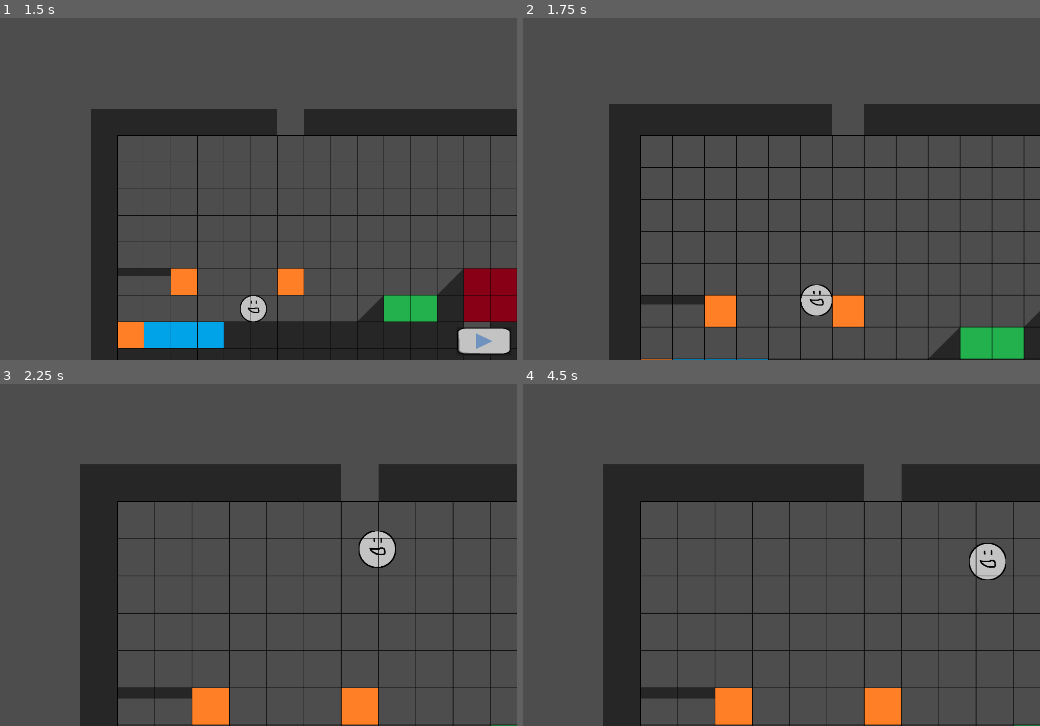
Above: before the commit, frames 1-4 (two rows, left to right).
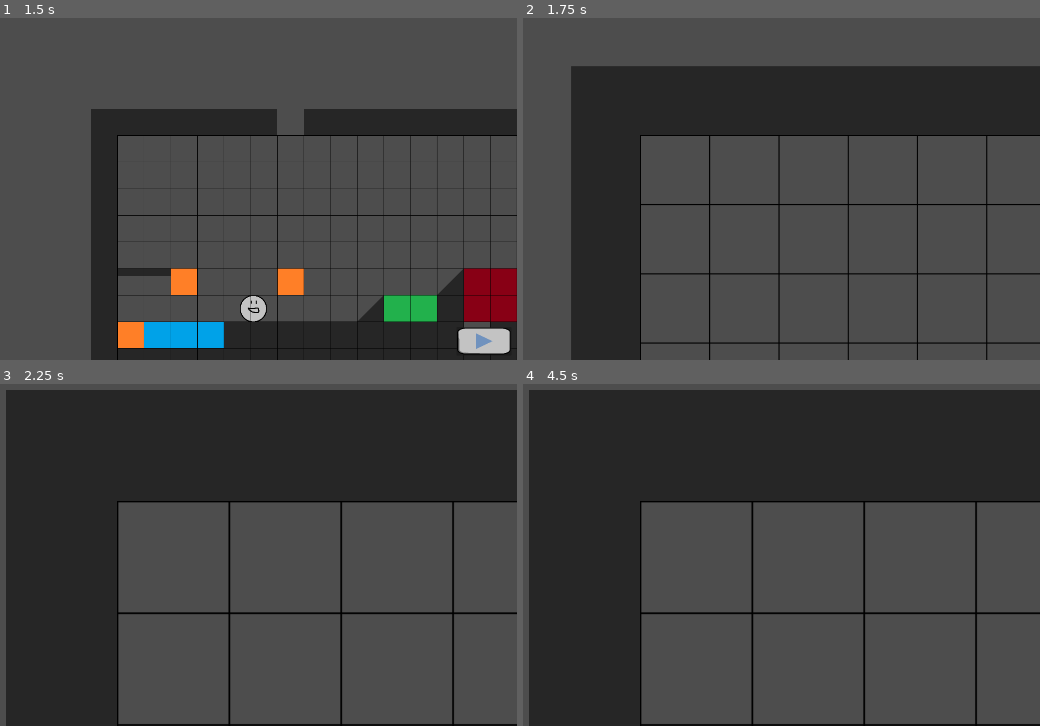
Above: after the commit, the same moments.

Repository: superwhack/levelsmith-platformer
Game: Godot game, scene res://Scenes/node_2d.tscn
The game is run twice, just before and just after one commit, with the same random seed, the same clock (stepped at 60 frames per second) and the same inputs.
Inputs (mouse positions are in pixels of both pictures, inside the frame that each line leads up to):
- Up to frame 1 (1.5 s): click (485, 342) at 0.5 s; tap Enter at 1.25 s; move the mouse to (294, 113) at 1.27 s; hold Right (right) from 1.28 s (still down); click (294, 113) at 1.35 s
- Up to frame 2 (1.75 s): keep holding Right (right); tap Space (jump) at 1.52 s; tap Mouse wheel up (zoom_in, bound only after the commit) at 1.55 s
- Up to frame 3 (2.25 s): keep holding Right (right); move the mouse to (outside the picture) at 2.02 s; tap Mouse wheel up (zoom_in, bound only after the commit) at 2.1 s; click (outside the picture) at 2.17 s
- Up to frame 4 (4.5 s): tap Space (jump) at 2.27, 3.77 s; tap Mouse wheel down (zoom_out, bound only after the commit) at 2.3, 2.85 s; move the mouse to (719, 401) at 2.77 s; release Right (right) at 2.78 s; hold Left (left) 2.78-3.53 s; click (719, 401) at 3.05 s; move the mouse to (600, 592) at 3.52 s; hold Right (right) from 3.53 s (still down); click (600, 592) at 3.6 s; tap Mouse wheel up (zoom_in, bound only after the commit) at 3.8, 4.35 s; move the mouse to (879, 568) at 4.27 s; click (879, 568) at 4.42 s

Frame 1 is identical in both runs. In frame 2, 24% of the frame differs, in the area x 9-100%, y 14-100%; in frame 3, 38%; in frame 4, 38%, in the area x 1-100%, y 1-100%.

Commit message:
mouse wheel input not triggering zoom

Diff:
--- a/levelsmith-platformer/Scripts/CameraManager.gd
+++ b/levelsmith-platformer/Scripts/CameraManager.gd
@@ -14,10 +14,6 @@
 @export var zoomSpeed: float = 0.1;
 @export var maxZoomOut: float = 0.5;
 @export var maxZoomIn: float = 3.0;
-
-# Camera smoothing
-@export var lerpSpeed: float = 8.0;
-
 # Grid bounds
 @export var gridMinPos: Vector2 = Vector2(-1000, -1000);
 @export var gridMaxPos: Vector2 = Vector2(1000, 1000);
@@ -39,35 +35,32 @@
 	# Start zoomed out
 	zoom = Vector2.ONE * maxZoomOut;
 
+func _input(event):
+	if event is InputEventMouseButton:
+		print("Mouse button:", event.button_index, "pressed:", event.pressed)
+
 ## Processes camera logic every frame
 func _process(delta: float) -> void:
 
 	match gameState:
 
 		State.EDIT:
-			process_build_camera(delta);
+			process_build_camera(delta)
+
+			#var zoom_dir: float = 0.0
+
+			var zoom_dir: float = Input.get_axis("zoom_out", "zoom_in")
+
+			if zoom_dir != 0.0:
+				process_zoom(zoom_dir * zoomSpeed)
+
+			if zoom_dir != 0.0:
+				process_zoom(zoom_dir * zoomSpeed)
 
 		State.PLAY:
-			process_player_camera(delta);
+			process_player_camera(delta)
 
-	clamp_camera_to_grid();
-
-
-## Handles zoom input
-func _unhandled_input(event: InputEvent) -> void:
-
-	if gameState != State.EDIT:
-		return;
-
-	if event is InputEventMouseButton:
-
-		if event.pressed:
-
-			if event.button_index == MOUSE_BUTTON_WHEEL_DOWN:
-				process_zoom(-zoomSpeed);
-
-			elif event.button_index == MOUSE_BUTTON_WHEEL_UP:
-				process_zoom(zoomSpeed);
+	clamp_camera_to_grid()
 
 
 ## Changes the current camera state
@@ -132,10 +125,7 @@
 	if playerReference == null:
 		return;
 
-	position = position.lerp(
-		playerReference.global_position,
-		lerpSpeed * delta
-	);
+	position = playerReference.global_position;
 
 
 ## Adjusts camera zoom
--- a/levelsmith-platformer/project.godot
+++ b/levelsmith-platformer/project.godot
@@ -57,6 +57,18 @@
 "events": [Object(InputEventMouseButton,"resource_local_to_scene":false,"resource_name":"","device":-1,"window_id":0,"a …(253 unchanged characters)…
 ]
 }
+zoom_in={
+"deadzone": 0.2,
+"events": [Object(InputEventMouseButton,"resource_local_to_scene":false,"resource_name":"","device":-1,"window_id":0,"alt_pressed":false,"shift_pressed":false,"ctrl_pressed":false,"meta_pressed":false,"button_mask":0,"position":Vector2(0, 0),"global_position":Vector2(0, 0),"factor":1.0,"button_index":4,"canceled":false,"pressed":false,"double_click":false,"script":null)
+, Object(InputEventKey,"resource_local_to_scene":false,"resource_name":"","device":0,"window_id":0,"alt_pressed":false,"shift_pressed":false,"ctrl_pressed":false,"meta_pressed":false,"pressed":false,"keycode":0,"physical_keycode":4194437,"key_label":0,"unicode":0,"location":0,"echo":false,"script":null)
+]
+}
+zoom_out={
+"deadzone": 0.2,
+"events": [Object(InputEventMouseButton,"resource_local_to_scene":false,"resource_name":"","device":-1,"window_id":0,"alt_pressed":false,"shift_pressed":false,"ctrl_pressed":false,"meta_pressed":false,"button_mask":0,"position":Vector2(0, 0),"global_position":Vector2(0, 0),"factor":1.0,"button_index":5,"canceled":false,"pressed":false,"double_click":false,"script":null)
+, Object(InputEventKey,"resource_local_to_scene":false,"resource_name":"","device":0,"window_id":0,"alt_pressed":false,"shift_pressed":false,"ctrl_pressed":false,"meta_pressed":false,"pressed":false,"keycode":0,"physical_keycode":4194435,"key_label":0,"unicode":0,"location":0,"echo":false,"script":null)
+]
+}
 
 [physics]
 
